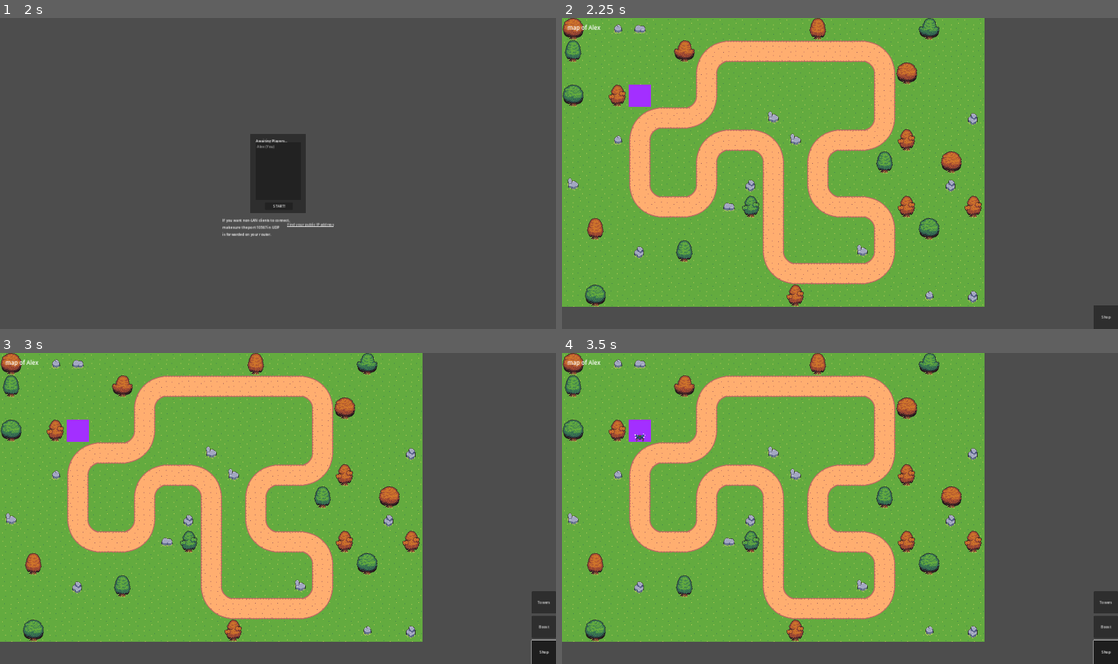
Above: before the commit, frames 1-4 (two rows, left to right).
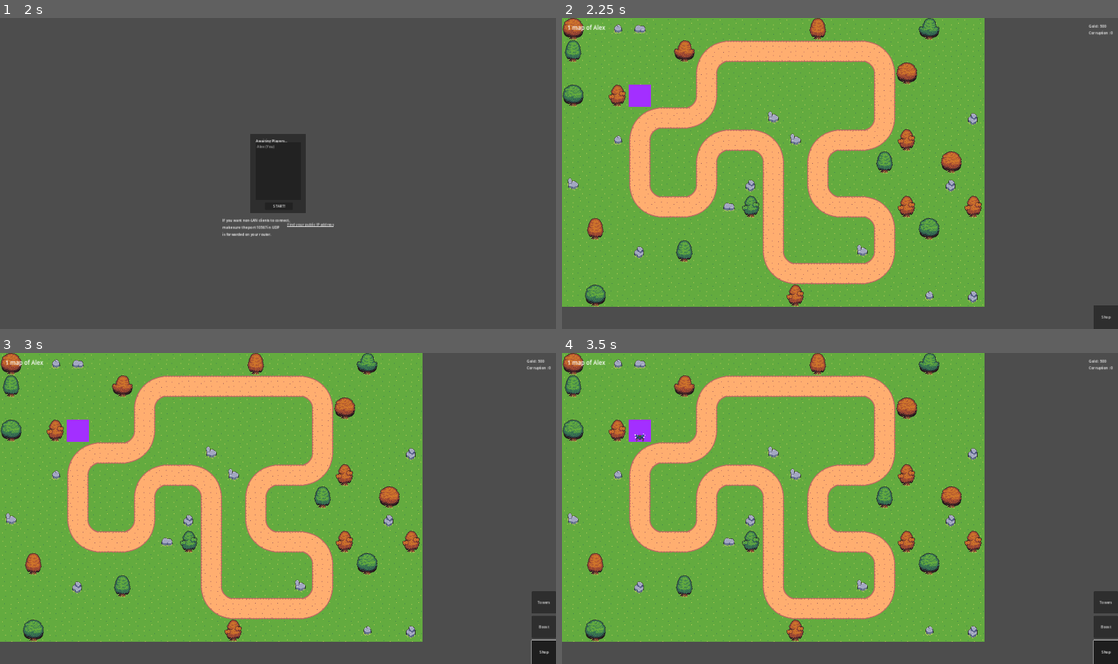
Above: after the commit, the same moments.

Repository: m-conti/melonjam2023
Game: Godot game, scene res://game.tscn
The game is run twice, just before and just after one commit, with the same random seed, the same clock (stepped at 60 frames per second) and the same inputs.
Inputs (mouse positions are in pixels of both pictures, inside the frame that each line leads up to):
- Up to frame 1 (2 s): click (266, 164) at 0.52 s; type "Alex" at 0.6 s; click "Host" at 1.25 s
- Up to frame 2 (2.25 s): click "START!" at 2 s
- Up to frame 3 (3 s): click "Shop" at 2.75 s
- Up to frame 4 (3.5 s): no input

Frame 1 is identical in both runs. In frame 2, 0.1% of the frame differs, in the area x 1-100%, y 2-6%; in frame 3, 0.1%; in frame 4, 0.1%.

Commit message:
corruption

Diff:
--- a/Enemies/Enemies/Clampbeetle.tscn
+++ b/Enemies/Enemies/Clampbeetle.tscn
@@ -189,6 +189,7 @@
 
 [node name="Enemy" instance=ExtResource("1_ejelc")]
 speed = 68
+corruption = 5
 fly = true
 
 [node name="Sprite2D" parent="." index="1"]
--- a/Enemies/Enemy.gd
+++ b/Enemies/Enemy.gd
@@ -4,6 +4,9 @@
 @export var armor: int = 0
 @export var speed: int = 10 # px / s
 @export var hp: int = 10
+
+@export var corruption: int = 0
+@export var gold: int = 0
 
 @export var fly: bool = false
 
@@ -20,7 +23,8 @@
 
 func _enter_tree():
 	set_multiplayer_authority(get_parent().get_multiplayer_authority())
-
+	add_to_group("enemies")
+	add_to_group("enemies_of_" + str(NetworkState.get_player_number_by_map(get_parent().get_parent())))
 
 func init(player_number: int, current_case: Vector2i):
 	$HitBox.set_collision_layer_value(player_number, true)
--- a/Game.gd
+++ b/Game.gd
@@ -41,10 +41,15 @@
 func _on_start_game():
 	self.remove_pages()
 	self.start_game()
+	$CorruptionGain.timeout.connect(_gain_corruption)
+	$CorruptionGain.start()
 
 func start_game():
 	if multiplayer.is_server(): set_maps()
 
+func _on_stop_game():
+	$CorruptionGain.stop()
+	pass
 
 func set_maps():
 	for player_id in NetworkState.get_player_keys():
@@ -57,5 +62,13 @@
 func _process(delta):
 	pass
 
+func _gain_corruption():
+	var mobs = get_tree().get_nodes_in_group("enemies")
+	var corruption: int = 0
+	for mob in mobs:
+		if not mob.is_in_group("enemies_of_1"):
+			corruption += mob.corruption
+	PlayerState.add_corruption(corruption)
+
 func remove_pages():
 	$pages.remove_child($pages/lobby)
--- a/HUD/HUDMap.gd
+++ b/HUD/HUDMap.gd
@@ -3,4 +3,4 @@
 
 
 func _ready():
-	$TopLeftContainer/MapDetail/Name.text = "map of " + NetworkState.players[$"..".name.to_int()]
+	$TopLeftContainer/MapDetail/Name.text = str(NetworkState.get_player_number_by_map($"..")) + " map of " + NetworkState.players[$"..".name.to_int()]
--- a/HUD/HUDPlayer.gd
+++ b/HUD/HUDPlayer.gd
@@ -5,6 +5,8 @@
 func _ready():
 	GameState.map_changed.connect(_on_map_change)
 	GameState.start.connect(_on_start_game)
+	PlayerState.corruption_changed.connect(_on_corruption_changed)
+	PlayerState.gold_changed.connect(_on_gold_changed)
 	self.hide()
 
 
@@ -20,3 +22,9 @@
 		$Shop/BoxContainer/Towers.show()
 	else:
 		$Shop/BoxContainer/Towers.hide()
+
+func _on_gold_changed(value:int):
+	$TopRightContainer/PlayerData/Gold.text = "Gold : " + str(value)
+
+func _on_corruption_changed(value:int):
+	$TopRightContainer/PlayerData/Corruption.text = "Corruption : " + str(value)
--- a/HUD/HUDPlayer.tscn
+++ b/HUD/HUDPlayer.tscn
@@ -145,6 +145,27 @@
 texture_over = SubResource("GradientTexture1D_keirh")
 texture_progress = SubResource("GradientTexture1D_aocsf")
 
+[node name="TopRightContainer" type="MarginContainer" parent="."]
+anchors_preset = 1
+anchor_left = 1.0
+anchor_right = 1.0
+offset_left = -40.0
+offset_bottom = 50.0
+grow_horizontal = 0
+theme_override_constants/margin_left = 24
+theme_override_constants/margin_top = 24
+theme_override_constants/margin_right = 24
+theme_override_constants/margin_bottom = 24
+
+[node name="PlayerData" type="VBoxContainer" parent="TopRightContainer"]
+layout_mode = 2
+
+[node name="Gold" type="Label" parent="TopRightContainer/PlayerData"]
+layout_mode = 2
+
+[node name="Corruption" type="Label" parent="TopRightContainer/PlayerData"]
+layout_mode = 2
+
 [connection signal="toggled" from="Shop" to="Shop" method="_on_toggled"]
 [connection signal="toggled" from="Shop/BoxContainer/Towers" to="Shop/BoxContainer/Towers" method="_on_toggled"]
 [connection signal="toggled" from="Shop/BoxContainer/Boost" to="Shop/BoxContainer/Boost" method="_on_toggled"]
--- a/Towers/ArcherTower.tscn
+++ b/Towers/ArcherTower.tscn
@@ -28,7 +28,7 @@
 
 [node name="tower" instance=ExtResource("1_6unlv")]
 script = ExtResource("2_iq0s0")
-damage = 10000
+damage = 7
 attack_cooldown = 0.4
 damage_animation = ExtResource("3_8v1a2")
 
--- a/game.tscn
+++ b/game.tscn
@@ -20,3 +20,6 @@
 size_flags_vertical = 3
 
 [node name="HUD" parent="." instance=ExtResource("3_ngnij")]
+
+[node name="CorruptionGain" type="Timer" parent="."]
+wait_time = 5.0
--- a/global/GameState.gd
+++ b/global/GameState.gd
@@ -11,6 +11,7 @@
 var status: EGameStatus = EGameStatus.WAITING
 
 signal start
+signal stop
 signal map_changed(Map)
 
 var game:
@@ -34,4 +35,6 @@
 	self.start.emit()
 
 func disconnect_game():
+	if is_game_strated():
+		self.stop.emit()
 	self.status = EGameStatus.DISCONNECTED
--- a/global/PlayerState.gd
+++ b/global/PlayerState.gd
@@ -1,12 +1,31 @@
 extends Node
 
-var gold: int = 0
+var player_number: int = 1
+
+var gold: int = 500
 var corruption: int = 0
+
+signal corruption_changed(int)
+signal gold_changed(int)
 
 # Called when the node enters the scene tree for the first time.
 func _ready():
 	GameState.start.connect(_reset_state)
 
 func _reset_state():
-	gold = 0
+	gold = 500
+	gold_changed.emit(gold)
 	corruption = 0
+	corruption_changed.emit(corruption)
+
+func add_corruption(value: int):
+	corruption += value
+	if corruption < 0:
+		corruption = 0
+	corruption_changed.emit(corruption)
+
+func add_gold(value: int):
+	gold += value
+	if gold < 0:
+		gold = 0
+	gold_changed.emit(gold)
